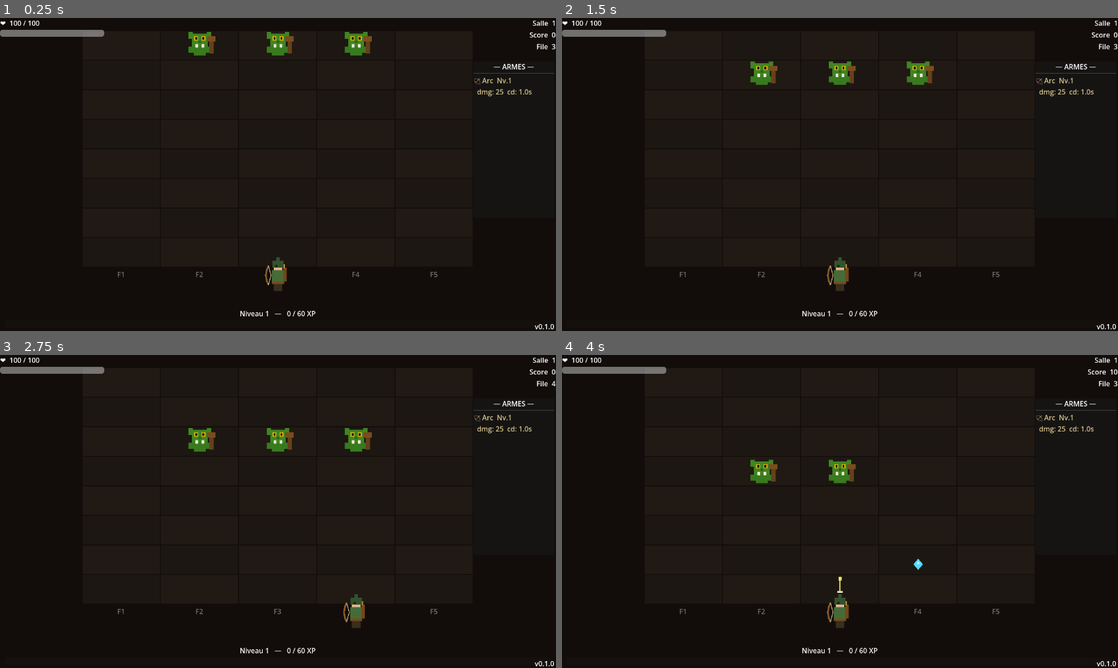
Above: before the commit, frames 1-4 (two rows, left to right).
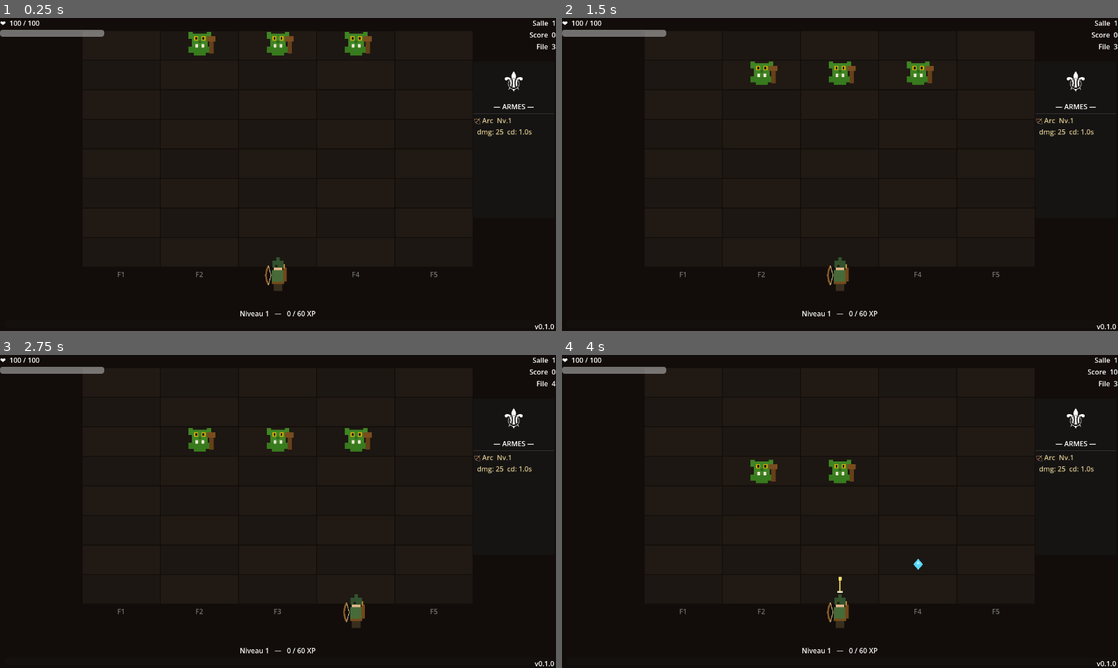
Above: after the commit, the same moments.

Repository: aerthur/game-the-door-beneath
Game: Godot game, scene res://scenes/main.tscn
Same seed, same stepped clock (60 frames per second), same inputs: the game is played once before the commit and once after it.
Inputs:
- Up to frame 1 (0.25 s): no input
- Up to frame 2 (1.5 s): tap Enter at 0.5 s; hold Right (lane_right) 0.53-1.28 s; hold Space (next_room) 0.53-1.28 s; hold Left (lane_left) from 1.28 s (still down); tap Space (next_room) at 1.35 s
- Up to frame 3 (2.75 s): release Left (lane_left) at 2.03 s; hold Right (lane_right) from 2.03 s (still down); hold Space (next_room) from 2.03 s (still down)
- Up to frame 4 (4 s): release Space (next_room) at 2.78 s; tap Space (next_room) at 2.85 s; tap Enter at 3.5 s; release Right (lane_right) at 3.53 s; hold Left (lane_left) from 3.53 s (still down); hold Space (next_room) from 3.53 s (still down)

The runs differ from the first frame. In frame 1, 0.5% of the frame differs, in the area x 85-100%, y 14-38%; in frame 2, 0.5%; in frame 3, 0.5%; in frame 4, 0.5%.

Commit message:
fix: icône ⚜️ panel armes — survit aux updates de la liste

Diff:
--- a/scripts/hud.gd
+++ b/scripts/hud.gd
@@ -24,11 +24,13 @@
 	version_label.text  = "v" + ProjectSettings.get_setting("application/config/version", "0.1.0")
 
 	var sword_lbl = Label.new()
-	sword_lbl.text = "⚔️"
+	sword_lbl.name = "WeaponIcon"
+	sword_lbl.text = "⚜️"
 	sword_lbl.horizontal_alignment = HORIZONTAL_ALIGNMENT_CENTER
-	sword_lbl.add_theme_font_size_override("font_size", 28)
+	sword_lbl.add_theme_font_size_override("font_size", 64)
 	weapon_vbox.add_child(sword_lbl)
 	weapon_vbox.move_child(sword_lbl, 0)
+
 
 # ── HP ───────────────────────────────────────────────────────────
 func update_health(cur: int, mx: int):
@@ -50,7 +52,7 @@
 # ── Armes (panel droit) ──────────────────────────────────────────
 func update_weapons(weapons: Array):
 	for child in weapon_vbox.get_children():
-		if child.name != "Title": child.queue_free()
+		if child.name != "Title" and child.name != "WeaponIcon": child.queue_free()
 
 	for w in weapons:
 		var def = get_tree().get_first_node_in_group("game").WEAPON_DEFS[w.id]
